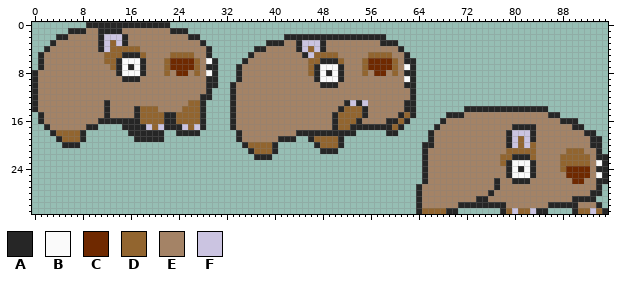
File history of a sprite sheet, Assets/Player/Wombat/Skin_Wombat_jump.png. The first picture shows the starting point.
The file is 96x32 pixels. Colours within 5 levels of each other are drawn and written as one.
Palette (. is transparent): A #262626  B #fafafa  C #6f2900  D #92652f  E #a48366  F #cbc4e1
The same view after the edit:
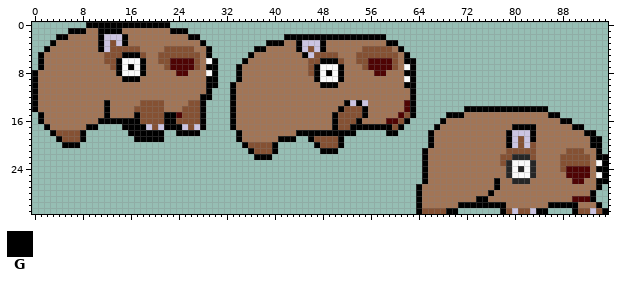
Colours new in this view: G #000000
Commit message: Skins Updated New Sprites for animals have been added
The edit:
colour C: #6f2900 -> #4f0404
colour D: #92652f -> #855133
colour E: #a48366 -> #a27556
y 0: x 9..22 AAAAAAAAAAAAAA -> GGGGGGGGGGGGGG
y 1: x 6..8 AAA -> GGG; x 11..14 AAAA -> GGGG; x 23..25 AAA -> GGG
y 2: x 4..5 AA -> GG; x 11 A -> G; x 15 A -> G; x 26..27 AA -> GG; x 42..58 AAAAAAAAAAAAAAAAA -> GGGGGGGGGGGGGGGGG
y 3: x 3 A -> G; x 11 A -> G; x 15 A -> G; x 28 A -> G; x 39..41 AAA -> GGG; x 44 A -> G; x 48 A -> G; x 58..60 AAA -> EGG
y 4: x 2 A -> G; x 11 A -> G; x 22..26 EEEEE -> DDDDD; x 29 A -> G; x 37..38 AA -> GG; x 44 A -> G; x 48 A -> G; x 55..59 EEEEE -> DDDDD; x 61 A -> G
y 5: x 1 A -> G; x 15..17 AAA -> GGG; x 21..22 EE -> DD; x 27 E -> D; x 29 A -> G; x 36 A -> G; x 45 A -> G; x 54..55 EE -> DD; x 60 E -> D; x 62 A -> G
y 6: x 1 A -> G; x 14 A -> G; x 18 A -> G; x 21 E -> D; x 30 A -> G; x 35 A -> G; x 48..50 AAA -> GGG; x 54 E -> D; x 62..63 AA -> GG
y 7: x 1 A -> G; x 14 A -> G; x 16 A -> G; x 18 A -> G; x 29..30 AA -> GG; x 34 A -> G; x 47 A -> G; x 51 A -> G; x 63 A -> G
y 8: x 0 A -> G; x 14 A -> G; x 18 A -> G; x 22 D -> E; x 27 D -> E; x 30 A -> G; x 34 A -> G; x 47 A -> G; x 49 A -> G; x 51 A -> G; x 55 D -> E; x 60 D -> E; x 62..63 AA -> GG
y 9: x 0 A -> G; x 15..17 AAA -> GGG; x 29..30 AA -> GG; x 34 A -> G; x 47 A -> G; x 51 A -> G; x 63 A -> G
y 10: x 0 A -> G; x 29..30 AA -> GG; x 33 A -> G; x 48..50 AAA -> GGG; x 62..63 AA -> GG
y 11: x 0 A -> G; x 29 A -> G; x 33 A -> G; x 63 A -> G
y 12: x 0 A -> G; x 28..29 AA -> GG; x 33 A -> G; x 63 A -> G
y 13: x 0 A -> G; x 12 A -> G; x 18..21 EEEE -> DDDD; x 28 A -> G; x 33 A -> G; x 52 A -> G; x 54 A -> G; x 62..63 AA -> CG
y 14: x 0 A -> G; x 12 A -> G; x 17 A -> D; x 21 E -> D; x 28 A -> G; x 33 A -> G; x 51 A -> G; x 55 A -> G; x 62..63 AA -> CG; x 72..85 AAAAAAAAAAAAAA -> GGGGGGGGGGGGGG
y 15: x 1 A -> G; x 12 A -> G; x 17 A -> G; x 22..24 AAD -> GGC; x 28 A -> G; x 33 A -> G; x 50 A -> G; x 55 A -> G; x 61 A -> C; x 63 A -> G; x 69..71 AAA -> GGG; x 86..87 AA -> GG
y 16: x 1 A -> G; x 11..17 AAAAAAA -> GGGGGGG; x 22..23 AA -> GG; x 28 A -> G; x 33 A -> G; x 50 A -> G; x 54 A -> G; x 59..60 AA -> CC; x 62 A -> G; x 68 A -> G; x 88..90 AAA -> GG.
y 17: x 2 A -> G; x 9..10 AA -> GG; x 15..18 AAAA -> GGGG; x 22..24 AAA -> GGG; x 28 A -> G; x 33 A -> G; x 50 A -> G; x 53..59 AAAAAAA -> GGGGGGG; x 61 A -> G; x 67 A -> G; x 80..83 AAAA -> GGGG; x 90..91 AA -> GG
y 18: x 3 A -> G; x 8 A -> G; x 16..21 AAAAAA -> GGGGGG; x 24..27 AAAA -> GGGG; x 34 A -> G; x 44..53 AAAAAAAAAA -> GGGGGGGGGG; x 59..60 AA -> GG; x 66 A -> G; x 79 A -> G; x 83 A -> G; x 92..93 AA -> GG
y 19: x 4 A -> G; x 8 A -> G; x 17..21 AAAAA -> GGGGG; x 34 A -> G; x 41..43 AAA -> GGG; x 46 A -> G; x 51 A -> G; x 66 A -> G; x 79 A -> G; x 83 A -> G; x 93..94 AA -> GG
y 20: x 5..7 AAA -> GGG; x 35 A -> G; x 40 A -> G; x 47 A -> G; x 51 A -> G; x 65..66 AA -> .G; x 79 A -> G; x 93..94 AA -> GG
y 21: x 36 A -> G; x 40 A -> G; x 48..50 AAA -> GGG; x 65 A -> G; x 94 A -> G
y 22: x 37..39 AAA -> GGG; x 65 A -> G; x 94..95 AA -> GG
y 23: x 65 A -> G; x 95 A -> G
y 24: x 65 A -> G; x 94..95 AA -> GG
y 25: x 65 A -> G; x 95 A -> G
y 26: x 65 A -> G; x 77 A -> G; x 94..95 AA -> GG
y 27: x 64 A -> G; x 77 A -> G; x 94 A -> G
y 28: x 64 A -> G; x 76 A -> G; x 93..94 AA -> G.
y 29: x 64 A -> G; x 74..75 AA -> GG; x 90..93 AAAA -> CCCG
y 30: x 64 A -> G; x 71..78 AAAAAAAA -> GGGGGGGG; x 86..90 AAAAA -> GGGGG; x 94 A -> G
y 31: x 64 A -> G; x 69..70 AA -> GG; x 78 A -> G; x 84..85 AA -> GG; x 90 A -> G; x 95 A -> G
Changed places in both pictures, as pixel boxes (x1, y1, x2, y2):
changed: (32, 22, 608, 214)
